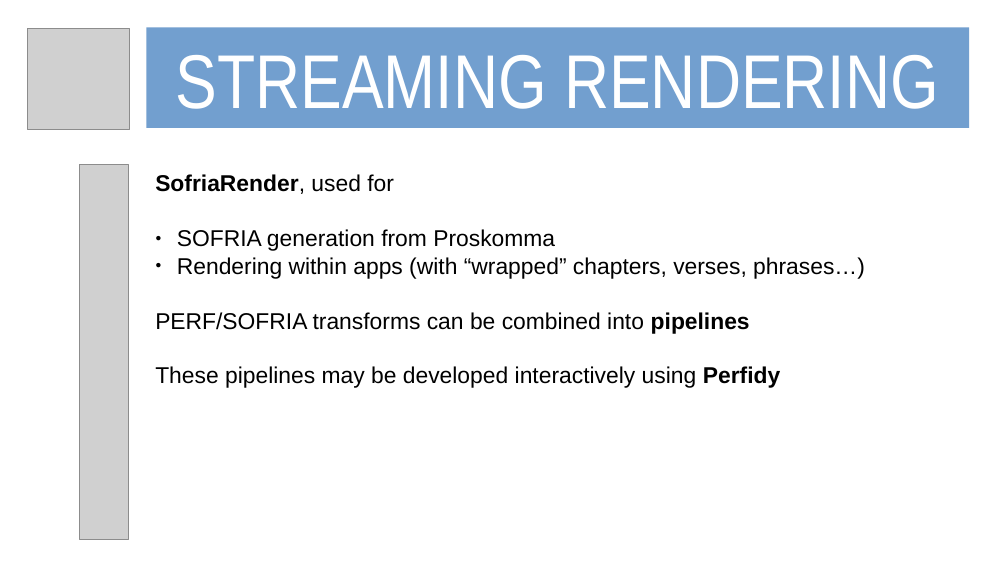
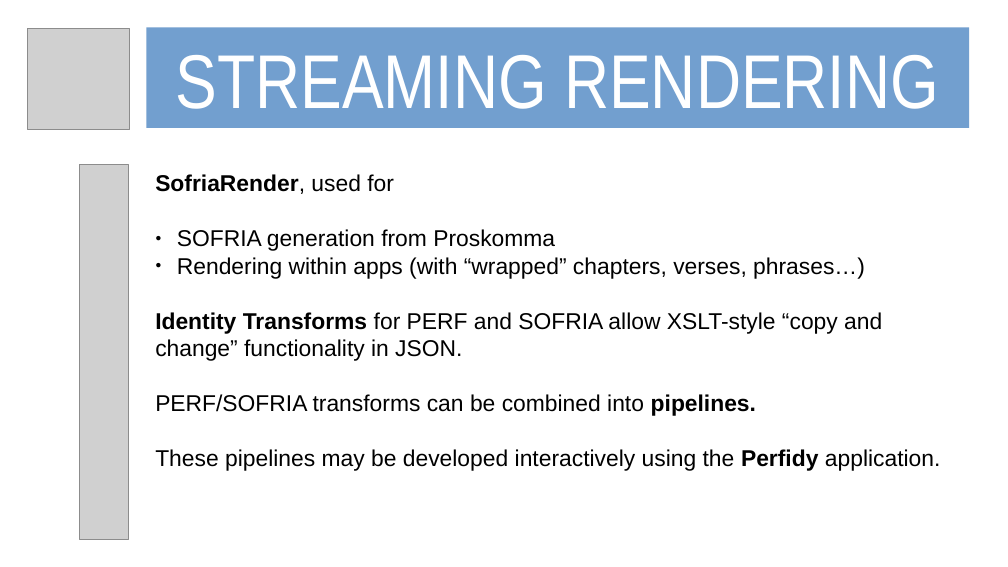
Before and after one commit to mvahowe/proskomma-js, a slide deck: slide 15 of docs/proskomma_101_slideshow.odp (slide 11 before the commit). Drawn at 1008x567 pixels with LibreOffice and Linux fonts; fonts in the diff are those of the drawing; grey boxes stand for pictures. Boxes give left, top, right and bottom in pixels: in the first picture for what was removed or moved away, otherwise in the second. Text is boxed around its words. In the diff, an @@ line names an element or a change of style, - is before the commit and + after.

```diff
--- a/docs/proskomma_101_slideshow.odp
+++ b/docs/proskomma_101_slideshow.odp
@@ text at [155,312,941,471]: text changed @@
-PERF/SOFRIA transforms can be combined into pipelines
-These pipelines may be developed interactively using Perfidy
+Identity Transforms for PERF and SOFRIA allow XSLT-style “copy and change” functionality in JSON.
+PERF/SOFRIA transforms can be combined into pipelines.
+These pipelines may be developed interactively using the Perfidy application.
```
Also in this commit, not shown: 2 other slides changed, 7 slides added, 1 other file.
